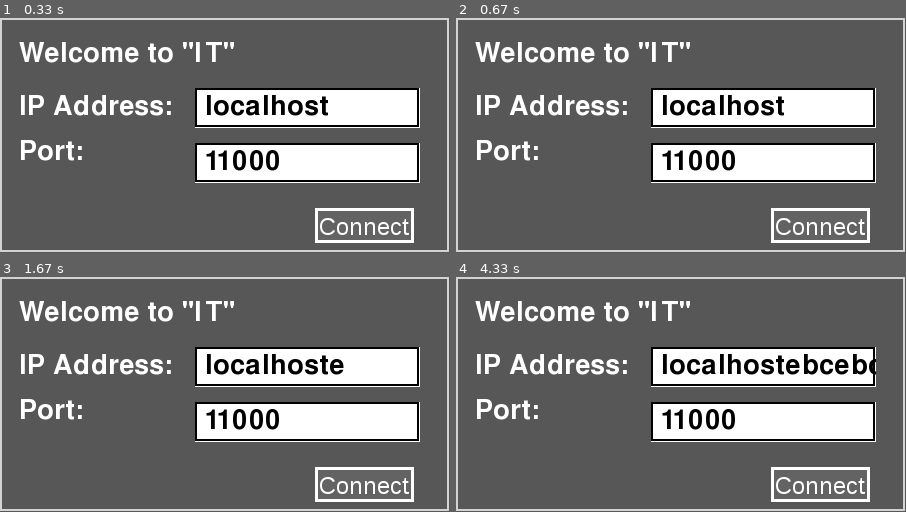
Above: before the commit, frames 1-4 (two rows, left to right).
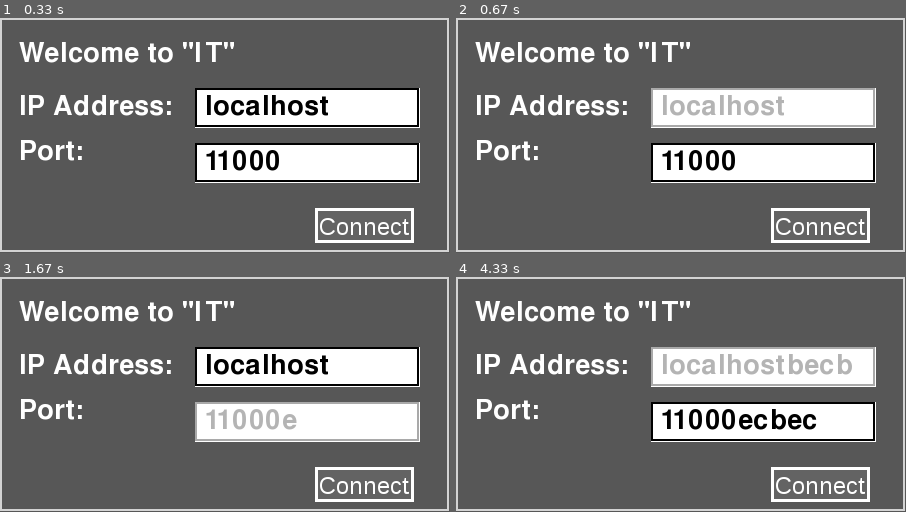
Above: after the commit, the same moments.

Repository: bhartshorn/it
Game: pygame game, started from client.py
The game is run twice, just before and just after one commit, with the same random seed, the same clock (stepped at 60 frames per second) and the same inputs.
Inputs:
- Up to frame 1 (0.33 s): no input
- Up to frame 2 (0.67 s): hold Up from 0.33 s (still down)
- Up to frame 3 (1.67 s): release Up at 0.8 s; hold Down 0.88-1.18 s; hold Up 1.22-1.58 s; tap E at 1.37 s; hold Down from 1.62 s (still down)
- Up to frame 4 (4.33 s): tap B at 1.77, 2.83, 3.97 s; release Down at 1.98 s; hold Up 2.02-2.32 s; tap C at 2.17, 3.23, 4.3 s; hold Down 2.35-2.65 s; tap E at 2.5, 3.63 s; hold Up 2.68-3.05 s; hold Down 3.08-3.45 s; hold Up 3.48-3.78 s; hold Down 3.82-4.12 s; hold Up from 4.15 s (still down)

Frame 1 is identical in both runs. In frame 2, 2.1% of the frame differs, in the area x 43-94%, y 29-47%; in frame 3, 2.0%; in frame 4, 3.8%, in the area x 43-94%, y 29-66%.

Commit message:
Added movement with arrow keys

Diff:
--- a/pygame_functions.py
+++ b/pygame_functions.py
@@ -153,7 +153,7 @@
                         self.cursor_visible = False
                         self.clear()
                         return self.text, event.key
-                    elif event.key == pygame.K_TAB:
+                    elif event.key == pygame.K_TAB or event.key == pygame.K_UP or event.key == pygame.K_DOWN:
                         self.cursor_visible = False
                         self.clear()
                         return self.text, event.key
